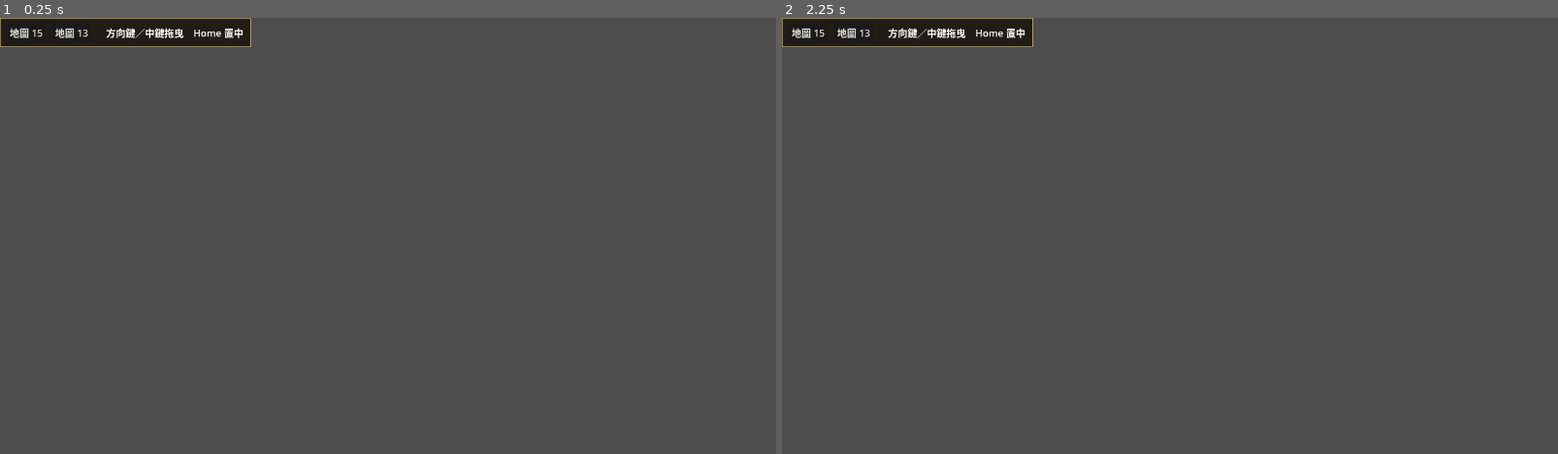
Above: before the commit, frames 1-2 (left to right).
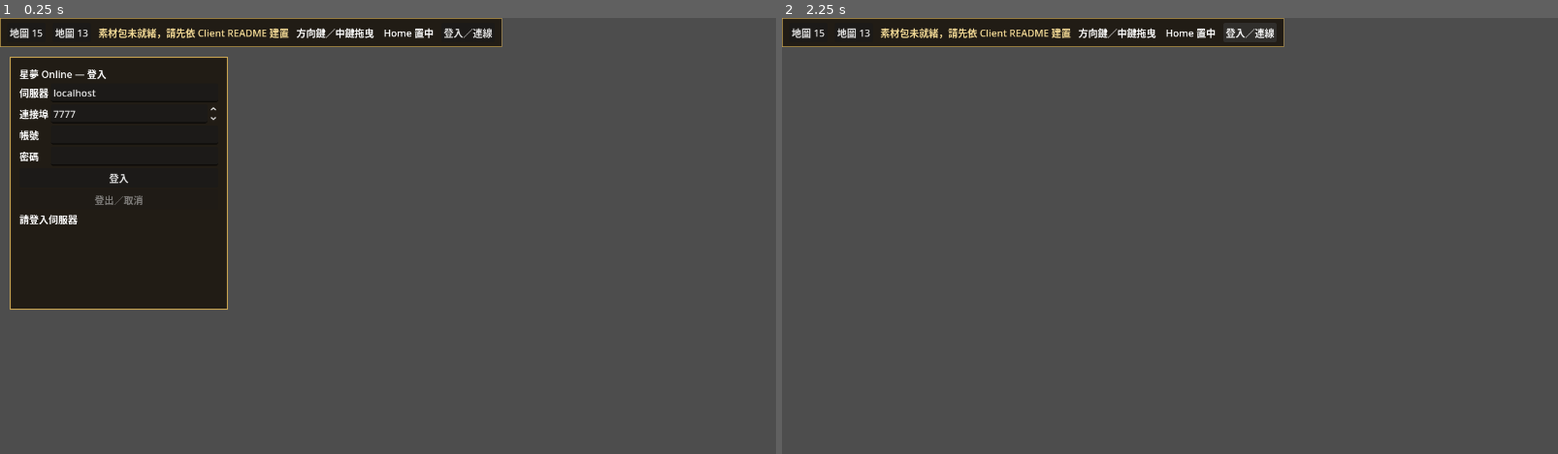
Above: after the commit, the same moments.

Repository: kevin840307/SGTest
Game: Godot game, scene res://app/main.tscn
Same seed, same stepped clock (60 frames per second), same inputs: the game is played once before the commit and once after it.
Inputs (mouse positions are in pixels of both pictures, inside the frame that each line leads up to):
- Up to frame 1 (0.25 s): no input
- Up to frame 2 (2.25 s): click "地圖 15" at 0.5 s; click "地圖 13" at 1.25 s; click (1247, 31) at 2 s, where only the run after the commit has a clickable "登入／連線"

The runs differ from the first frame. In frame 1, 19% of the frame differs, in the area x 1-65%, y 0-67%; in frame 2, 2.4%.
Error before the commit: Parse Error: Could not preload resource script "res://network/world_state.gd". (res://ui/session_panel.gd:8)

Commit message:
fix(client): parse attack visual reducer conditions

Diff:
--- a/client/network/world_state.gd
+++ b/client/network/world_state.gd
@@ -621,8 +621,7 @@
 		return _need_resync("player_attack_visual_target_revision_gap")
 
 	if attacker == actor_id:
-		if self_state.is_empty() or
-			int(self_state.get("connection_epoch",0)) != connection:
+		if self_state.is_empty() or int(self_state.get("connection_epoch",0)) != connection:
 			return _need_resync("player_attack_visual_self_generation")
 	else:
 		if not entities.has(attacker):
@@ -643,8 +642,7 @@
 		"connection_epoch":connection,"sequence":sequence}
 	player_attack_events.append(value.duplicate(true))
 	var cutoff := maxi(int(value.server_tick),last_aoi_tick)-PLAYER_ATTACK_EVENT_TTL_TICKS
-	while not player_attack_events.is_empty() and
-		int(player_attack_events[0].get("server_tick",-1)) < cutoff:
+	while not player_attack_events.is_empty() and int(player_attack_events[0].get("server_tick",-1)) < cutoff:
 		player_attack_events.pop_front()
 	if player_attack_events.size() > PLAYER_ATTACK_EVENT_MAX:
 		return fail("player_attack_visual_backlog_overflow")
